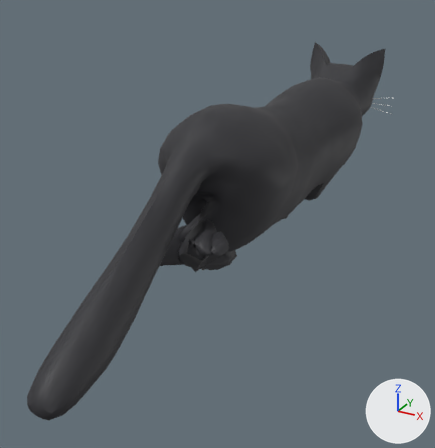
An edit to the FBX model Draho/Assets/_Draho/Art/Cat/Drahomil.fbx, drawn before and after from the same camera.
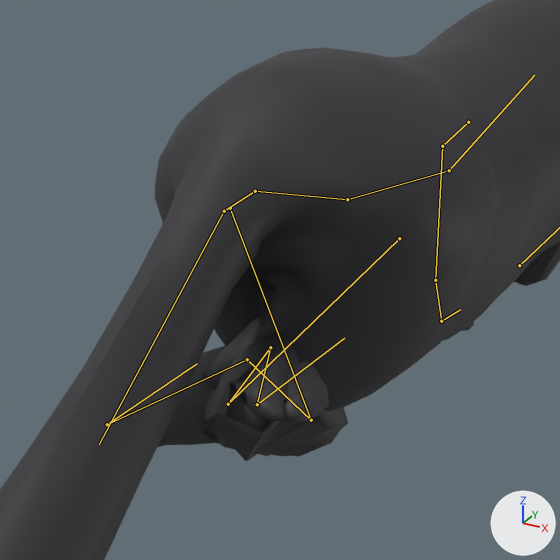
There are two pictures of each version: one whole from a 50 mm lens placed at (0.247, -0.553, 0.283), pointed at (-0.021, -0.066, 0.04), one close up on the part from 22% to 74% of the width and 19% to 70% of the height. Every picture has the same lights, and +X, +Y and +Z are marked at lower right. The older version's two pictures come first. Both versions are drawn at frame 12 of the action 'DrahomilRig|CrouchWalk'; the numbers are the values there. The bones that change, and the others that lie on the model, are drawn over the model as lines in the close-ups.

The first close-up shows 'DrahomilBody'.
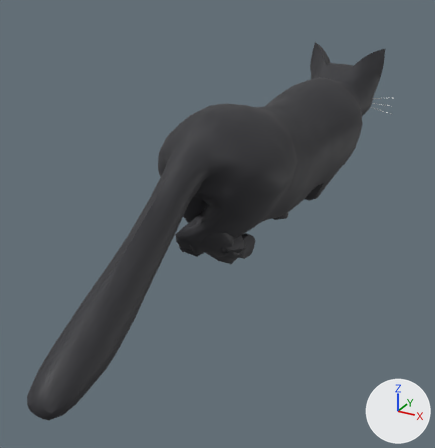
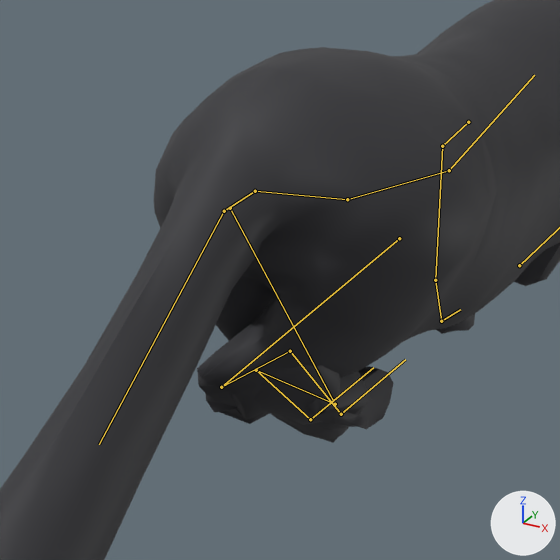
Boxes (x1, y1, x2, y2) around the edits, measured in the close-ups (560 x 560 px):
```json
{"object": "DrahomilBody", "change": "posed", "before": [0, 0, 560, 560], "after": [0, 0, 560, 560]}
{"bone": "Thigh.L", "before": "(230, 208) to (311, 420)", "after": "(230, 208) to (335, 404)"}
{"bone": "Shin.L", "before": "(311, 420) to (247, 359)", "after": "(335, 404) to (256, 370)"}
{"bone": "Foot.L", "before": "(247, 359) to (107, 424)", "after": "(256, 370) to (310, 419)"}
{"bone": "Toe.L", "before": "(107, 424) to (197, 363)", "after": "(310, 419) to (373, 367)"}
{"bone": "Thigh.R", "before": "(399, 238) to (228, 404)", "after": "(399, 238) to (221, 387)"}
{"bone": "Shin.R", "before": "(228, 404) to (270, 347)", "after": "(221, 387) to (290, 351)"}
{"bone": "Foot.R", "before": "(270, 347) to (257, 404)", "after": "(290, 351) to (341, 414)"}
{"bone": "Toe.R", "before": "(257, 404) to (344, 338)", "after": "(341, 414) to (405, 359)"}
```

The change, as JSON lines over the scene's bpy script:
```json
{"block": "bone_thigh_l", "where": "bone_thigh_l = bpy.data.objects['DrahomilRig'].pose.bones['Thigh.L']  # child of 'Root'"}
{"op": "set", "path": "bone_thigh_l.rotation_quaternion", "old": "(0.98, 0.193, -0.036, 0.032)", "new": "(0.969, 0.202, 0.002, 0.144)", "note": "degrees (22, -5, 3) -> degrees (23, -3, 16)"}
{"block": "bone_shin_l", "where": "bone_shin_l = bpy.data.objects['DrahomilRig'].pose.bones['Shin.L']  # child of 'Thigh.L'"}
{"op": "set", "path": "bone_shin_l.rotation_quaternion", "old": "(0.419, 0.852, 0.017, -0.314)", "new": "(0.455, 0.755, 0.0, -0.472)", "note": "degrees (123, 33, -16) -> degrees (102, 45, -38)"}
{"block": "bone_foot_l", "where": "bone_foot_l = bpy.data.objects['DrahomilRig'].pose.bones['Foot.L']  # child of 'Shin.L'"}
{"op": "set", "path": "bone_foot_l.rotation_quaternion", "old": "(1.0, 0.0, 0.0, 0.0)", "new": "(0.693, 0.609, 0.0, 0.386)", "note": "degrees (0, 0, 0) -> degrees (73, -28, 37)"}
{"block": "bone_toe_l", "where": "bone_toe_l = bpy.data.objects['DrahomilRig'].pose.bones['Toe.L']  # child of 'Foot.L'"}
{"op": "set", "path": "bone_toe_l.rotation_quaternion", "old": "(0.508, 0.739, 0.0, 0.443)", "new": "(0.877, -0.277, 0.0, 0.391)", "note": "degrees (97, -41, 37) -> degrees (-30, 13, 45)"}
{"block": "bone_thigh_r", "where": "bone_thigh_r = bpy.data.objects['DrahomilRig'].pose.bones['Thigh.R']  # child of 'Root'"}
{"op": "set", "path": "bone_thigh_r.rotation_quaternion", "old": "(0.964, -0.202, 0.054, -0.166)", "new": "(0.957, -0.27, -0.044, -0.092)", "note": "degrees (-24, 2, -20) -> degrees (-31, -8, -9)"}
{"block": "bone_shin_r", "where": "bone_shin_r = bpy.data.objects['DrahomilRig'].pose.bones['Shin.R']  # child of 'Thigh.R'"}
{"op": "set", "path": "bone_shin_r.rotation_quaternion", "old": "(0.454, 0.841, -0.019, 0.295)", "new": "(0.358, 0.765, 0.0, 0.536)", "note": "degrees (119, -31, 16) -> degrees (107, -55, 42)"}
{"block": "bone_foot_r", "where": "bone_foot_r = bpy.data.objects['DrahomilRig'].pose.bones['Foot.R']  # child of 'Shin.R'"}
{"op": "set", "path": "bone_foot_r.rotation_quaternion", "old": "(1.0, 0.0, 0.0, 0.0)", "new": "(0.674, 0.322, 0.0, -0.665)", "note": "degrees (0, 0, 0) -> degrees (29, 25, -83)"}
{"block": "bone_toe_r", "where": "bone_toe_r = bpy.data.objects['DrahomilRig'].pose.bones['Toe.R']  # child of 'Foot.R'"}
{"op": "set", "path": "bone_toe_r.rotation_quaternion", "old": "(0.357, 0.818, 0.0, -0.45)", "new": "(0.735, -0.522, 0.0, -0.432)", "note": "degrees (120, 48, -28) -> degrees (-59, -27, -45)"}
```
